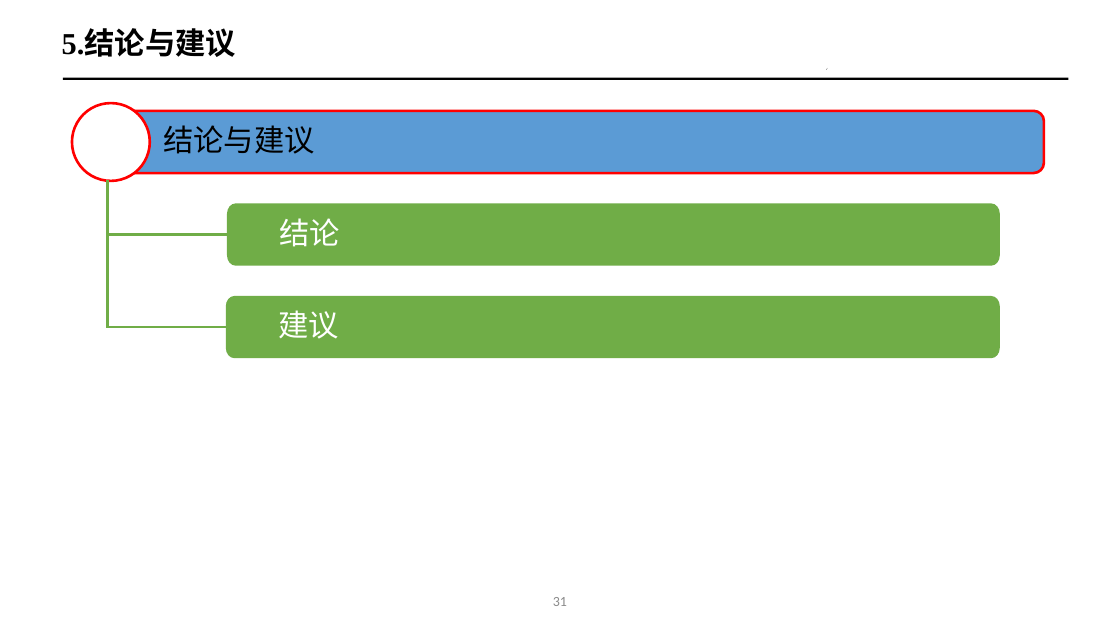
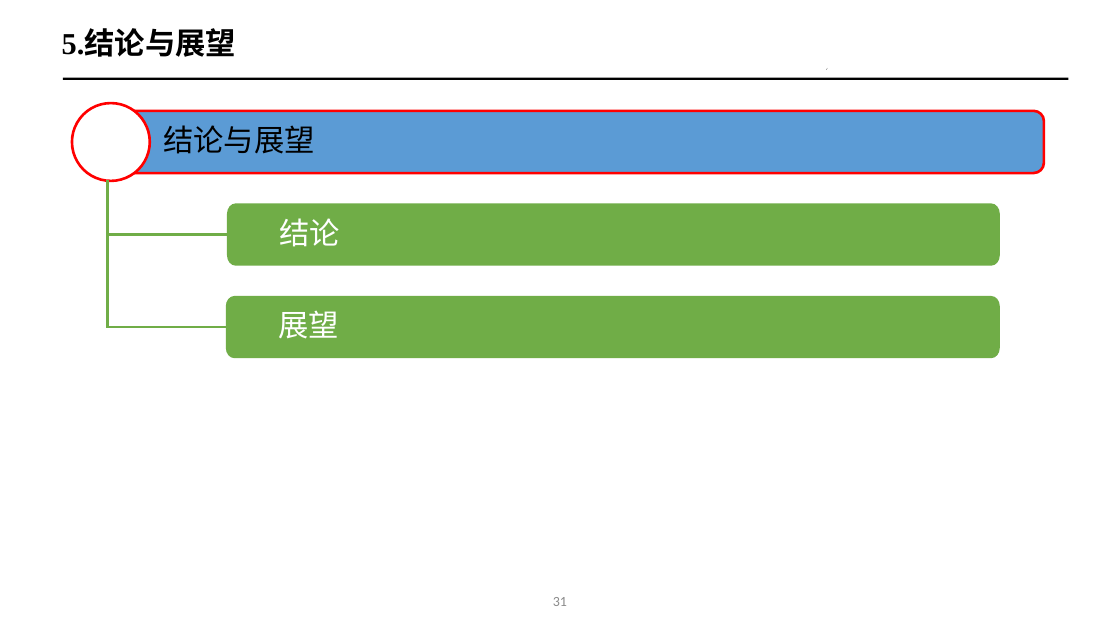
Before and after one commit to ailungoal/paper, a slide deck: slide 24 of 【王卫芳】硕士学位论文答辩.pptx (slide 32 before the commit). Drawn at 1120x630 pixels with LibreOffice and Linux fonts; fonts in the diff are those of the drawing. Boxes give left, top, right and bottom in pixels: in the first picture for what was removed or moved away, otherwise in the second. Text is boxed around its words. In the diff, an @@ line names an element or a change of style, - is before the commit and + after.

```diff
--- a/【王卫芳】硕士学位论文答辩.pptx
+++ b/【王卫芳】硕士学位论文答辩.pptx
@@ text at <box>62,30,236,57</box>: text changed @@
-5.结论与建议
+5.结论与展望
@@ text in freeform shape at <box>163,125,315,154</box>: text changed @@
-结论与建议
+结论与展望
@@ text in freeform shape at <box>278,310,339,339</box>: text changed @@
-建议
+展望
```
Also in this commit, not shown: 11 other slides changed, 7 slides added, 16 slides removed, 1 other file.
